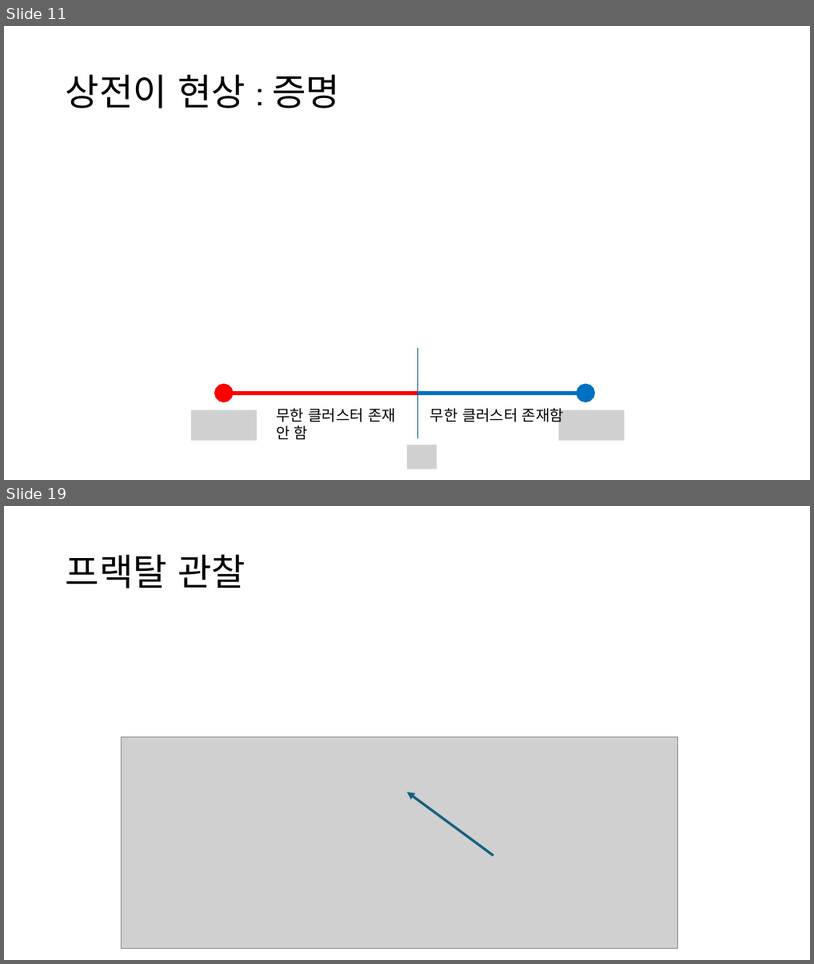
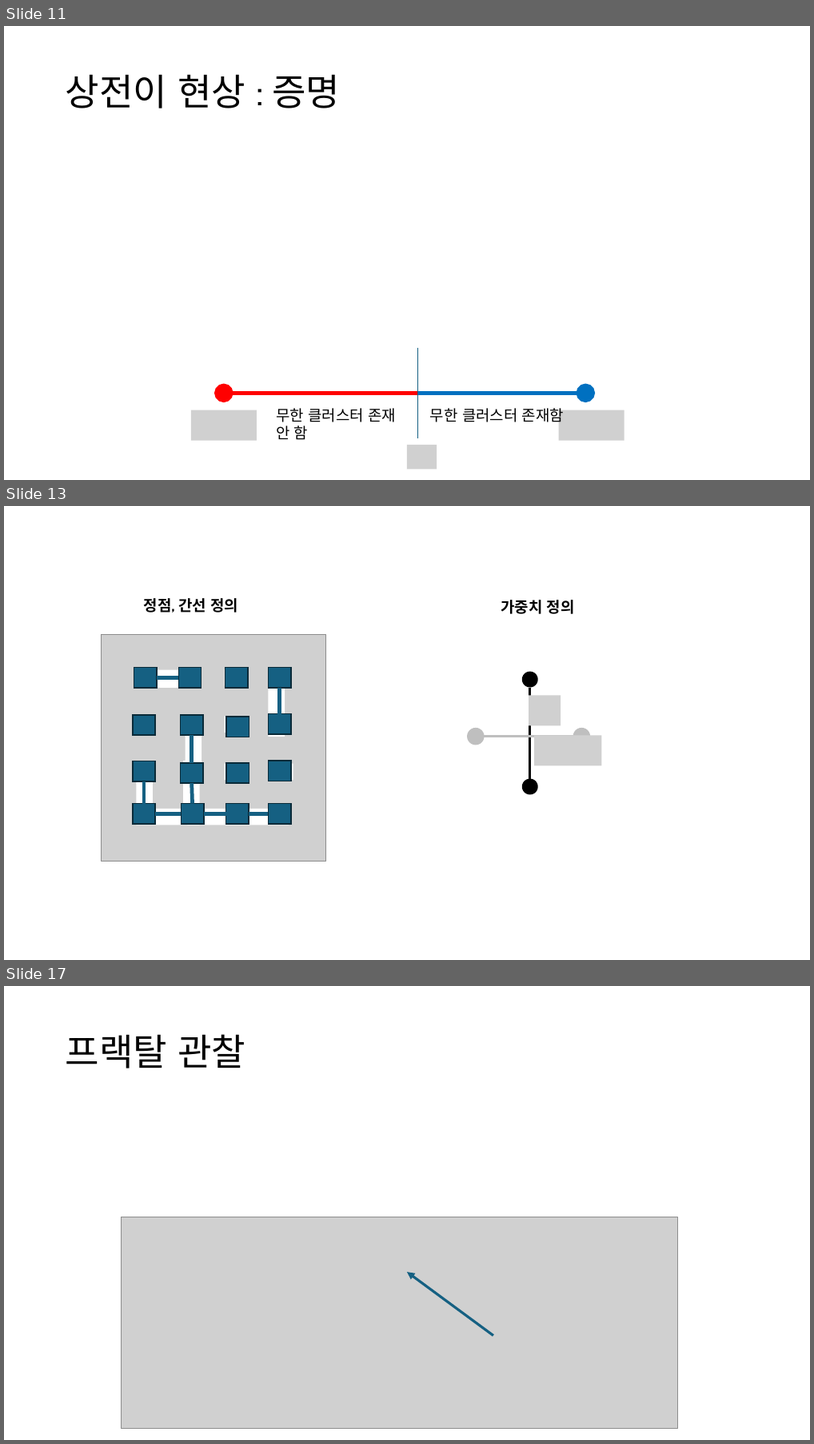
Before and after one commit to singrum/percolation-model, a slide deck: percolation.pptx. Shown one above the other, each under a label of ours: slides 11 and 19 before the commit, slides 11, 13 and 17 after it; the slides between them are not shown. The pictures are 814x964 and 814x1444 pixels, drawn with LibreOffice and Linux fonts; fonts in the diff are those of the drawing; grey boxes stand for pictures. Boxes give left, top, right and bottom in pixels: in the first picture for what was removed or moved away, otherwise in the second. Text is boxed around its words. In the diff, an @@ line names an element or a change of style, - is before the commit and + after.

```diff
--- a/percolation.pptx
+++ b/percolation.pptx
@@ slide 13 added at box(4, 506, 810, 960), background #FFFFFF @@
@@ text added at box(144, 598, 238, 612), 18 pt, text #000000, bold @@
+정점, 간선 정의
@@ text added at box(501, 600, 575, 614), 18 pt, text #000000, bold @@
+가중치 정의
@@ ellipse added at box(522, 671, 538, 687), fill #000000 @@
@@ group added at box(144, 678, 280, 813): 8 lines @@
@@ picture added at box(529, 696, 561, 725) @@
@@ line added from (530, 688) to (530, 778), #000000 3 pt @@
@@ group added at box(133, 668, 291, 824): 16 rectangles @@
@@ ellipse added at box(468, 728, 484, 744), fill #BFBFBF, outline #BFBFBF 1.5 pt @@
@@ line added from (484, 736) to (574, 736), #BFBFBF 3 pt @@
@@ picture added at box(534, 736, 602, 765) @@
@@ ellipse added at box(574, 728, 590, 744), fill #BFBFBF, outline #BFBFBF 1.5 pt @@
@@ group added at box(101, 634, 326, 860): 13 rectangles, 1 picture @@
@@ ellipse added at box(522, 778, 538, 794), fill #000000 @@
@@ what was slide 19 is now slide 17 @@
```
Also in this commit, not shown: 6 slides changed, 4 other slides added, 7 slides removed, 1 other file.
